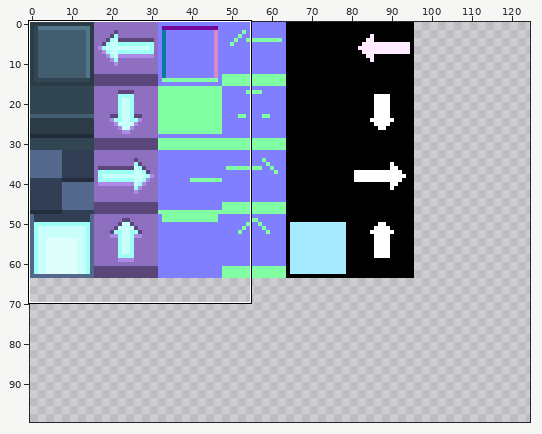
One commit to this sprite sheet: assets/tileset.png. The first picture is a wide view before the edit; the outline marks the close-up.
Close-up. Earlier state:
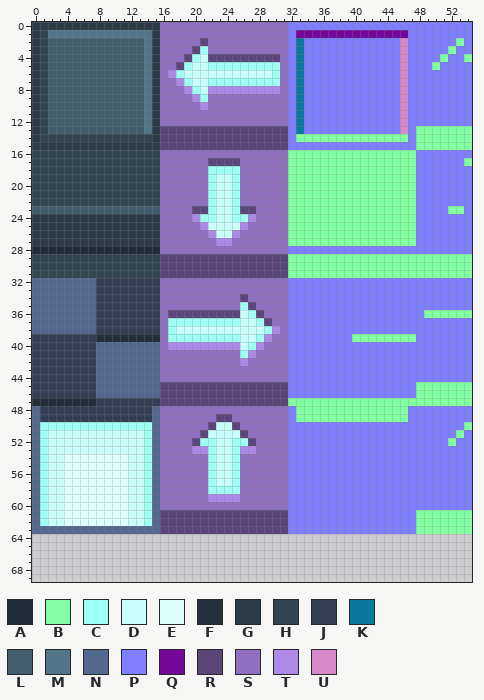
The file is 128x128 pixels. Shown: x 0..54, y 0..69. The wide view leaves out empty margins. The commit also changed other parts of the picture, which this record leaves out.
Palette (. is transparent): A #202d36  B #82ffa3  C #9efff5  D #c9fffa  E #defffc  F #252e3d  G #2b3c47  H #314552  J #323e54  K #0b799e  L #425d6e  M #53758a  N #53688c  P #807fff  Q #75079a  R #5b467a  S #8f6fbf  T #ad89e8  U #d788c9
And afterwards:
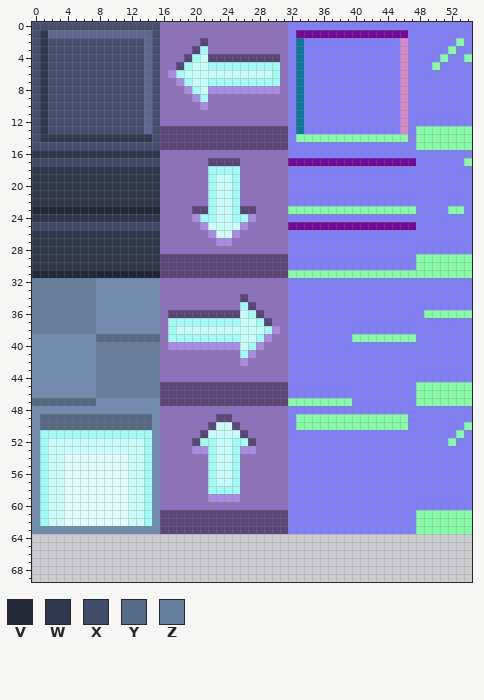
Colours new in this view: V #222736  W #30384d  X #404b66  Y #546a85  Z #647e9e
Diff:
colour J: #323e54 -> #6f8cb0
colour L: #425d6e -> #454e6e
colour M: #53758a -> #5c6891
Changed rows in their new state; - is a pixel that keeps its letter.
first column x 0:
 0 LLLLLLLLLLLLLLLL--------------------------------
 1 LW-------------L--------------------------------
 2 LW-------------L--------------------------------
 3 LW-------------L--------------------------------
 4 LW-------------L--------------------------------
 5 LW-------------L--------------------------------
 6 LW-------------L--------------------------------
 7 LW-------------L--------------------------------
 8 LW-------------L--------------------------------
 9 LW-------------L--------------------------------
10 LW-------------L--------------------------------
11 LW-------------L--------------------------------
12 LW-------------L--------------------------------
13 LW-------------L--------------------------------
14 LWWWWWWWWWWWWWWL--------------------------------
15 LLLLLLLLLLLLLLLL--------------------------------
16 WWWWWWWWWWWWWWWW----------------PPPPPPPPPPPPPPPP
17 XXXXXXXXXXXXXXXX----------------QQQQQQQQQQQQQQQQ
18 WWWWWWWWWWWWWWWW----------------PPPPPPPPPPPPPPPP
19 WWWWWWWWWWWWWWWW----------------PPPPPPPPPPPPPPPP
20 WWWWWWWWWWWWWWWW----------------PPPPPPPPPPPPPPPP
21 WWWWWWWWWWWWWWWW----------------PPPPPPPPPPPPPPPP
22 WWWWWWWWWWWWWWWW----------------PPPPPPPPPPPPPPPP
23 VVVVVVVVVVVVVVVV--------------------------------
24 WWWWWWWWWWWWWWWW----------------PPPPPPPPPPPPPPPP
25 XXXXXXXXXXXXXXXX----------------QQQQQQQQQQQQQQQQ
26 WWWWWWWWWWWWWWWW----------------PPPPPPPPPPPPPPPP
27 WWWWWWWWWWWWWWWW----------------PPPPPPPPPPPPPPPP
28 WWWWWWWWWWWWWWWW--------------------------------
29 WWWWWWWWWWWWWWWW----------------PPPPPPPPPPPPPPPP
30 WWWWWWWWWWWWWWWW----------------PPPPPPPPPPPPPPPP
31 VVVVVVVVVVVVVVVV--------------------------------
32 ZZZZZZZZ----------------------------------------
33 ZZZZZZZZ----------------------------------------
34 ZZZZZZZZ----------------------------------------
35 ZZZZZZZZ----------------------------------------
36 ZZZZZZZZ----------------------------------------
37 ZZZZZZZZ----------------------------------------
38 ZZZZZZZZ----------------------------------------
39 --------YYYYYYYY--------------------------------
40 --------ZZZZZZZZ--------------------------------
41 --------ZZZZZZZZ--------------------------------
42 --------ZZZZZZZZ--------------------------------
43 --------ZZZZZZZZ--------------------------------
44 --------ZZZZZZZZ--------------------------------
45 --------ZZZZZZZZ--------------------------------
46 --------ZZZZZZZZ--------------------------------
47 YYYYYYYY--------------------------------PPPPPPPP
48 J--------------J-----------------PPPPPPPPPPPPPP-
49 JYYYYYYYYYYYYYYJ--------------------------------
50 JYYYYYYYYYYYYYYJ-----------------BBBBBBBBBBBBBB-
51 J-CCCCCCCCCCCC-J--------------------------------
52 J--------------J--------------------------------
53 J--------------J--------------------------------
54 J--------------J--------------------------------
55 J--------------J--------------------------------
56 J--------------J--------------------------------
57 J--------------J--------------------------------
58 J--------------J--------------------------------
59 J--------------J--------------------------------
60 J--------------J--------------------------------
61 J--------------J--------------------------------
62 J--------------J--------------------------------
63 JJJJJJJJJJJJJJJJ--------------------------------
